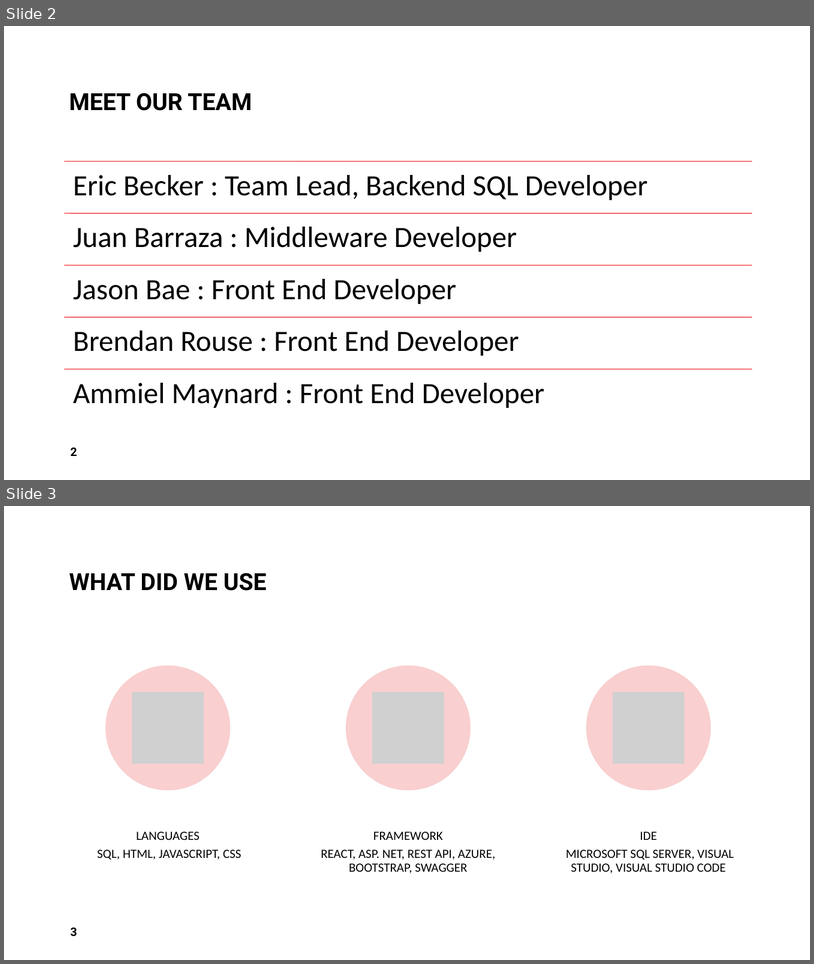
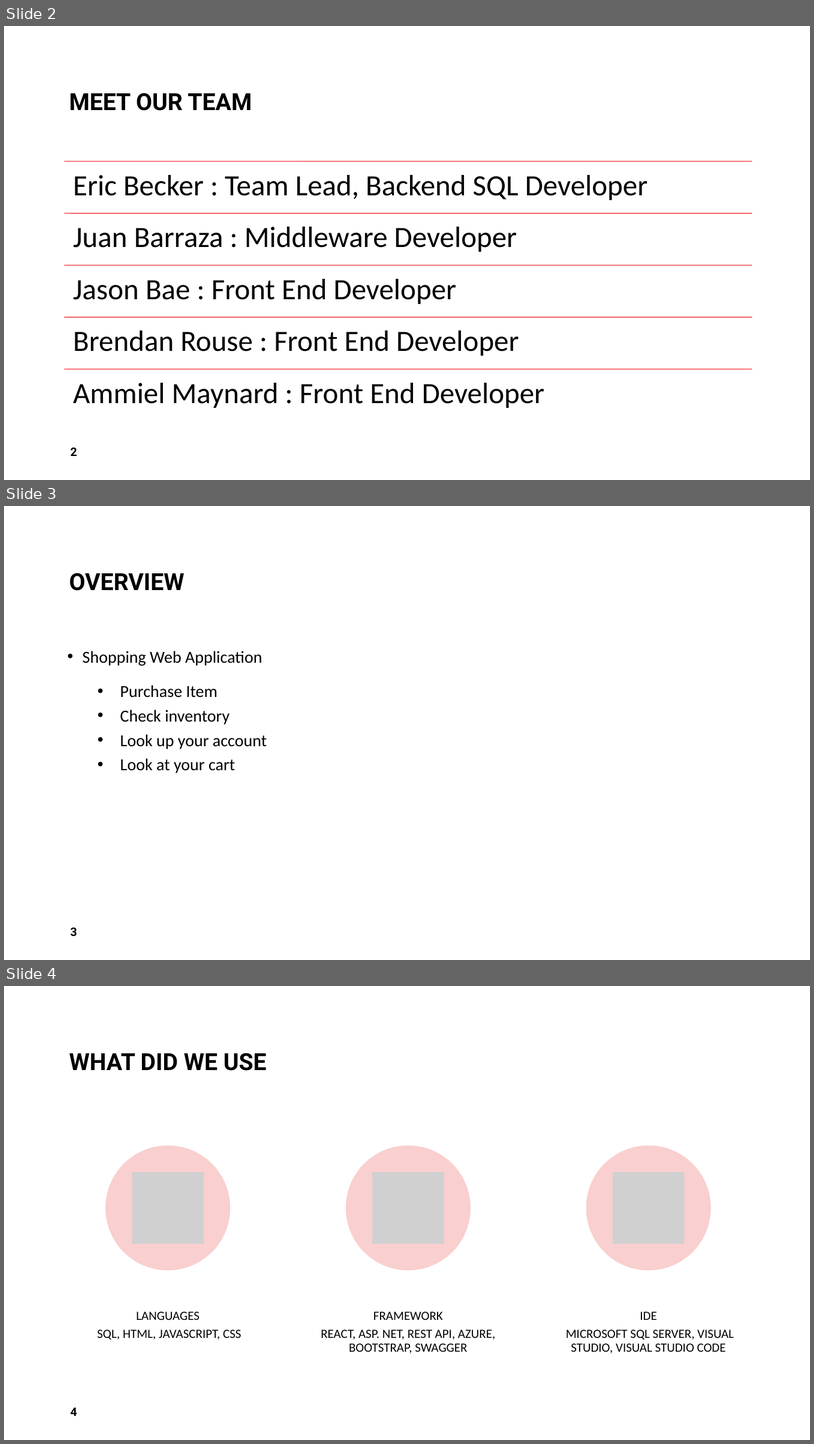
Before and after one commit to ebecke2024/Jungle, a slide deck: Jungle_Presentation.pptx. Shown one above the other, each under a label of ours: slides 2 and 3 before the commit, slides 2, 3 and 4 after it. The pictures are 814x964 and 814x1444 pixels, drawn with LibreOffice and Linux fonts; fonts in the diff are those of the drawing; grey boxes stand for pictures; background and template pictures are left out. Boxes give left, top, right and bottom in pixels: in the first picture for what was removed or moved away, otherwise in the second. Text is boxed around its words. In the diff, an @@ line names an element or a change of style, - is before the commit and + after.

```diff
--- a/Jungle_Presentation.pptx
+++ b/Jungle_Presentation.pptx
@@ slide 3 added at (4,506,810,960), background #FFFFFF @@
@@ title added at (69,573,185,591), 28 pt, text #000000, bold @@
+OVERVIEW
@@ text added at (83,651,267,773), 20 pt, text #000000 @@
+• Shopping Web Application
+  • Purchase Item
+  • Check inventory
+  • Look up your account
+  • Look at your cart
@@ page number added at (71,927,77,936), 14 pt, text #000000, bold @@
+3
@@ what was slide 3 is now slide 4 @@
@@ page number at (71,1407,77,1416): text changed @@
-3
+4
```
Also in this commit, not shown: 1 slide changed.
